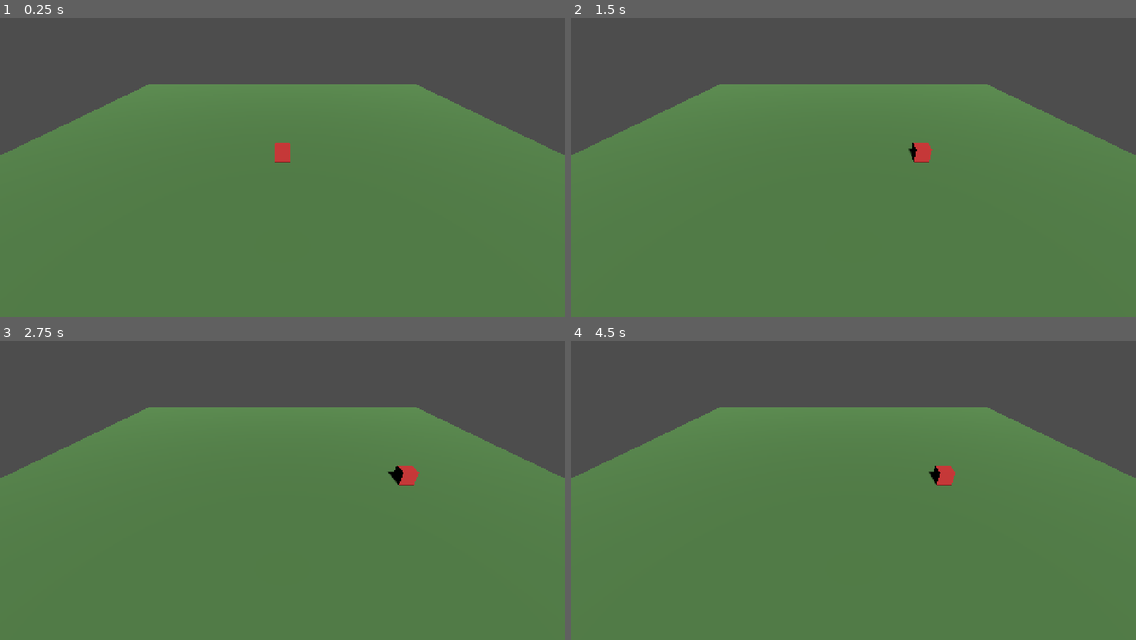
Above: before the commit, frames 1-4 (two rows, left to right).
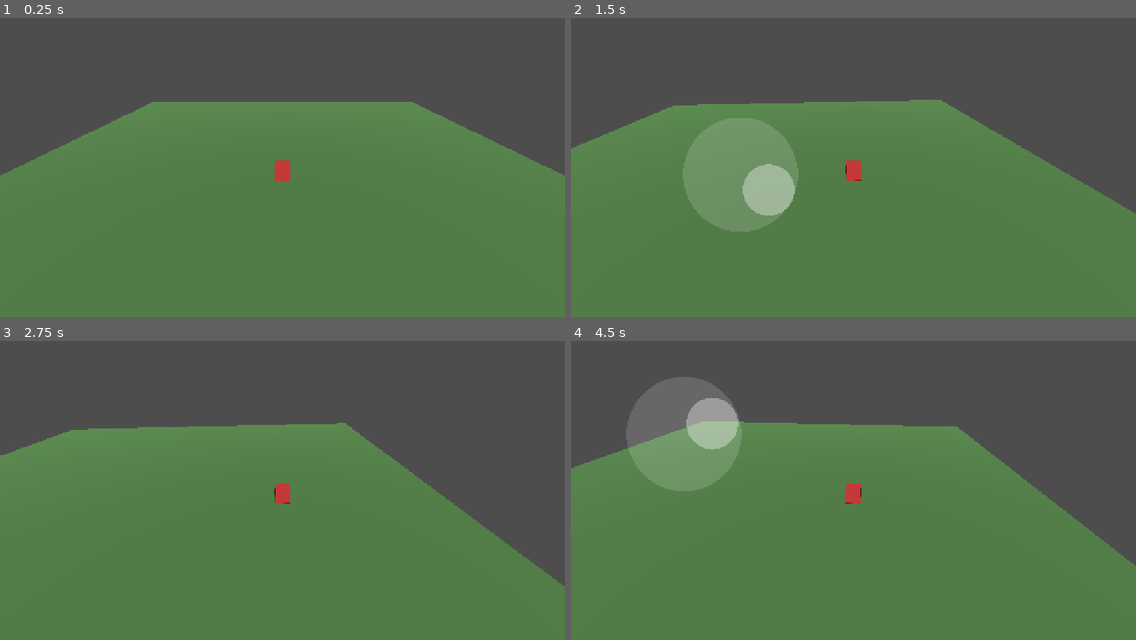
Above: after the commit, the same moments.

Repository: mihaelaradu1005-source/RacerMobile
Game: Godot game, scene res://scenes/world.tscn
Same seed, same stepped clock (60 frames per second), same inputs: the game is played once before the commit and once after it.
Inputs (mouse positions are in pixels of both pictures, inside the frame that each line leads up to):
- Up to frame 1 (0.25 s): no input
- Up to frame 2 (1.5 s): tap Enter at 0.5 s; move the mouse to (977, 143) at 0.52 s; hold D (move_right) 0.53-1.25 s; click (977, 143) at 0.67 s; drag from (740, 173) to (825, 221) at 1.27 s
- Up to frame 3 (2.75 s): move the mouse to (339, 412) at 2.02 s; hold D (move_right) from 2.03 s (still down); click (339, 412) at 2.17 s
- Up to frame 4 (4.5 s): release D (move_right) at 2.75 s; drag from (825, 544) to (684, 433) at 2.77 s; move the mouse to (1023, 529) at 3.52 s; hold A (move_left) 3.53-4.25 s; click (1023, 529) at 3.67 s; drag from (684, 433) to (768, 400) at 4.27 s

The runs differ from the first frame. In frame 1, 6.6% of the frame differs, in the area x 0-100%, y 22-55%; in frame 2, 15%; in frame 3, 13%; in frame 4, 15%, in the area x 0-100%, y 12-76%.

Commit message:
feat: Phase 1 touch controls — virtual joystick + follow camera
- Add virtual_joystick.gd: left-half on-screen stick, drawn with draw_circle
  (no image assets), outputs a Vector2 matching the keyboard convention
- Add camera_follow.gd: frame-rate-independent smooth third-person follow
- player.gd combines keyboard + joystick input (clamped to unit length)
- Wire joystick (CanvasLayer UI) and follow camera into world.tscn
- Enable emulate_touch_from_mouse so the stick is testable on desktop
- Verified in Godot 4.6.2 headless: scripts parse, scene runs clean

Co-Authored-By: Claude Opus 4.8 <noreply@anthropic.com>

Diff:
--- a/project.godot
+++ b/project.godot
@@ -21,6 +21,10 @@
 window/size/viewport_height=720
 window/stretch/mode="canvas_items"
 window/handheld/orientation=1
+
+[input_devices]
+
+pointing/emulate_touch_from_mouse=true
 
 [input]
 
--- a/scenes/world.tscn
+++ b/scenes/world.tscn
@@ -1,6 +1,8 @@
-[gd_scene load_steps=8 format=3 uid="uid://cfb1r12fte3xg"]
+[gd_scene load_steps=10 format=3 uid="uid://cfb1r12fte3xg"]
 
 [ext_resource type="Script" path="res://scripts/player.gd" id="1_player"]
+[ext_resource type="Script" path="res://scripts/camera_follow.gd" id="2_camera"]
+[ext_resource type="Script" path="res://scripts/virtual_joystick.gd" id="3_joystick"]
 
 [sub_resource type="StandardMaterial3D" id="GroundMat"]
 albedo_color = Color(0.35, 0.55, 0.3, 1)
@@ -49,3 +51,16 @@
 
 [node name="Camera3D" type="Camera3D" parent="."]
 transform = Transform3D(1, 0, 0, 0, 0.832, 0.555, 0, -0.555, 0.832, 0, 8, 12)
+script = ExtResource("2_camera")
+target_path = NodePath("../Player")
+
+[node name="UI" type="CanvasLayer" parent="."]
+
+[node name="Joystick" type="Control" parent="UI"]
+layout_mode = 3
+anchors_preset = 15
+anchor_right = 1.0
+anchor_bottom = 1.0
+grow_horizontal = 2
+grow_vertical = 2
+script = ExtResource("3_joystick")
--- /dev/null
+++ b/scripts/camera_follow.gd
@@ -0,0 +1,35 @@
+extends Camera3D
+
+# Third-person follow camera.
+# Sits at a fixed offset behind/above the target and eases toward it every
+# frame so movement feels smooth instead of rigidly glued. Always looks at
+# the target. Frame-rate independent smoothing via exp() so it behaves the
+# same at 30 FPS (cheap phone) and 60 FPS (flagship).
+
+## Node to follow (the player). Set in the scene.
+@export var target_path: NodePath
+
+## Camera position relative to the target: up and behind (+Y up, +Z toward camera).
+@export var offset: Vector3 = Vector3(0.0, 8.0, 12.0)
+
+## Higher = snappier follow, lower = floatier. Units are 1/seconds.
+@export var follow_speed: float = 6.0
+
+## Aim slightly above the target's feet so the cube isn't at the frame edge.
+@export var look_height: float = 1.0
+
+var _target: Node3D
+
+
+func _ready() -> void:
+	_target = get_node_or_null(target_path)
+
+
+func _physics_process(delta: float) -> void:
+	if _target == null:
+		return
+	var desired := _target.global_position + offset
+	# exp()-based lerp: frame-rate independent easing.
+	var weight := 1.0 - exp(-follow_speed * delta)
+	global_position = global_position.lerp(desired, weight)
+	look_at(_target.global_position + Vector3.UP * look_height)
--- a/scripts/player.gd
+++ b/scripts/player.gd
@@ -20,6 +20,14 @@
 # Default 3D gravity from project settings (falls back to 9.8 if unset).
 var gravity: float = ProjectSettings.get_setting("physics/3d/default_gravity", 9.8)
 
+# The on-screen touch joystick, if present (found by group at runtime).
+var _joystick: Node = null
+
+
+func _ready() -> void:
+	# Grab the virtual joystick without wiring a node path in the scene.
+	_joystick = get_tree().get_first_node_in_group("joystick")
+
 
 func _physics_process(delta: float) -> void:
 	# 1. Read the four directional actions as a single 2D vector in [-1, 1].
@@ -28,6 +36,11 @@
 		"move_left", "move_right",
 		"move_forward", "move_back"
 	)
+
+	# 1b. Add the touch joystick (same x/y convention) and clamp to unit length
+	#     so keyboard + touch together can't exceed full speed.
+	if _joystick != null and _joystick.output != Vector2.ZERO:
+		input_dir = (input_dir + _joystick.output).limit_length(1.0)
 
 	# 2. Translate the 2D input into a horizontal target velocity in 3D.
 	#    World axes here: +X is right, +Z is "back" (away from camera).
--- /dev/null
+++ b/scripts/virtual_joystick.gd
@@ -0,0 +1,81 @@
+extends Control
+
+# On-screen virtual joystick for touch devices.
+# Lives on the LEFT half of the screen. Touch anywhere in that half to place
+# the stick under your finger, then drag to steer. Releasing recenters to zero.
+#
+# Exposes `output` as a Vector2 in [-1, 1] that matches the keyboard convention
+# used by player.gd: x = right(+)/left(-), y = back(+)/forward(-). So pushing
+# the finger UP the screen produces a negative y == "forward", same as W.
+#
+# Drawn entirely with draw_circle() — no image assets required.
+
+## Max distance (px) the knob can travel from its center before clamping.
+@export var max_radius: float = 130.0
+
+## Fraction of travel ignored near the center so a resting thumb reads as zero.
+@export var deadzone: float = 0.15
+
+## Base ring color (semi-transparent) shown while the stick is active.
+@export var base_color: Color = Color(1, 1, 1, 0.15)
+
+## Knob color (more opaque) shown while the stick is active.
+@export var knob_color: Color = Color(1, 1, 1, 0.35)
+
+# Current steering value read by player.gd. Zero when the finger is up.
+var output: Vector2 = Vector2.ZERO
+
+var _finger_index: int = -1        # which touch/drag we are tracking (-1 = none)
+var _center: Vector2 = Vector2.ZERO # where the stick was placed
+var _knob: Vector2 = Vector2.ZERO   # current knob position (clamped)
+
+
+func _ready() -> void:
+	# Let player.gd find us without hard-wiring a node path in the scene.
+	add_to_group("joystick")
+	# We read input directly via _input(), so ignore normal GUI mouse routing.
+	mouse_filter = Control.MOUSE_FILTER_IGNORE
+
+
+func _is_in_left_half(pos: Vector2) -> bool:
+	# Only the left half of the screen activates the joystick; the right half
+	# is reserved for future action buttons (accelerate/brake in later phases).
+	return pos.x < size.x * 0.5
+
+
+func _input(event: InputEvent) -> void:
+	# --- Finger pressed down ---
+	if event is InputEventScreenTouch:
+		if event.pressed and _finger_index == -1 and _is_in_left_half(event.position):
+			_finger_index = event.index
+			_center = event.position
+			_knob = event.position
+			_update_output()
+			queue_redraw()
+		elif not event.pressed and event.index == _finger_index:
+			# Finger lifted: reset.
+			_finger_index = -1
+			output = Vector2.ZERO
+			queue_redraw()
+
+	# --- Finger dragged ---
+	elif event is InputEventScreenDrag and event.index == _finger_index:
+		var offset: Vector2 = event.position - _center
+		_knob = _center + offset.limit_length(max_radius)
+		_update_output()
+		queue_redraw()
+
+
+func _update_output() -> void:
+	var raw := (_knob - _center) / max_radius   # in [-1, 1]
+	if raw.length() < deadzone:
+		output = Vector2.ZERO
+	else:
+		output = raw
+
+
+func _draw() -> void:
+	if _finger_index == -1:
+		return
+	draw_circle(_center, max_radius, base_color)
+	draw_circle(_knob, max_radius * 0.45, knob_color)
Not shown, changed: PROGRESS.md
